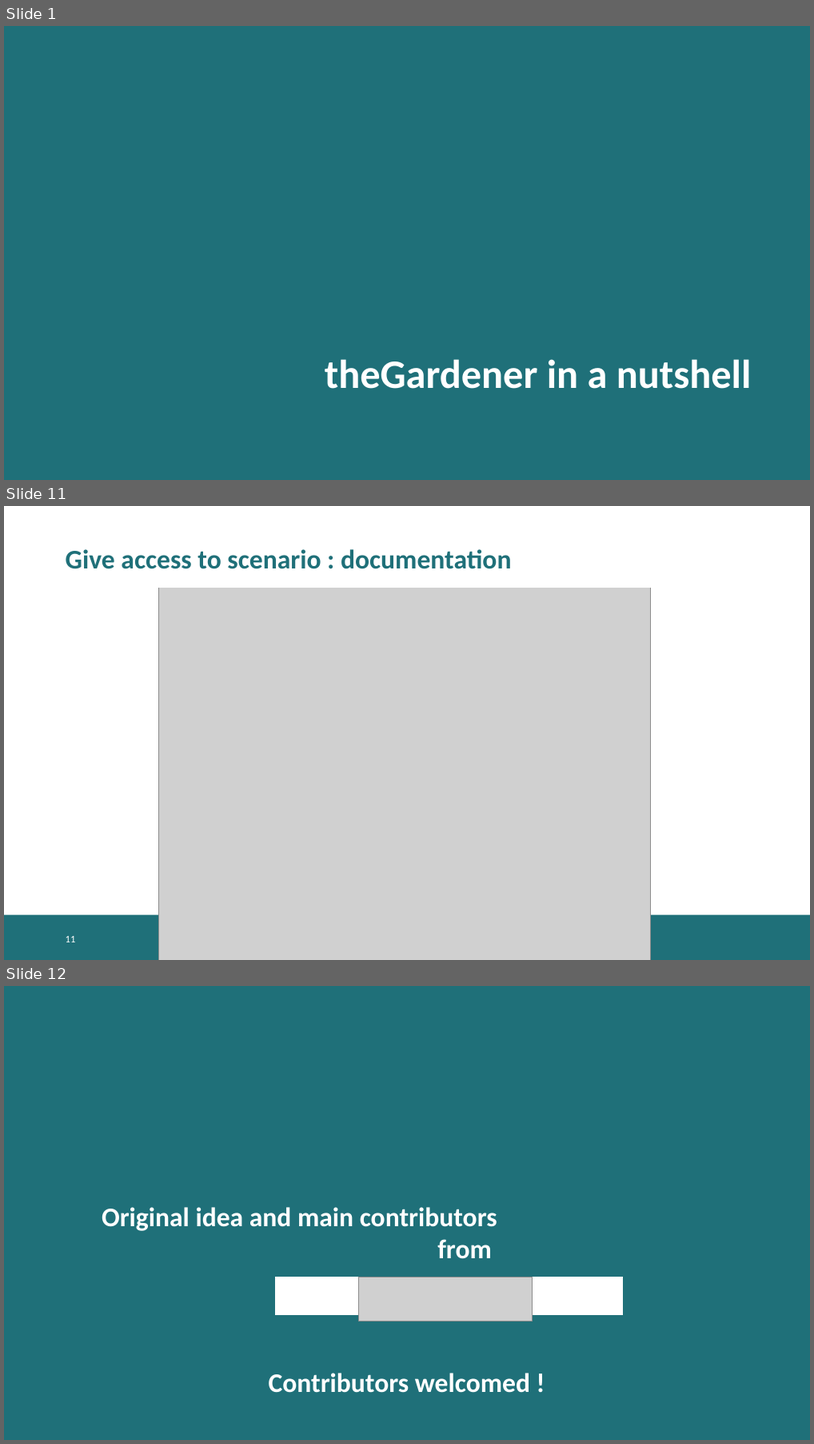
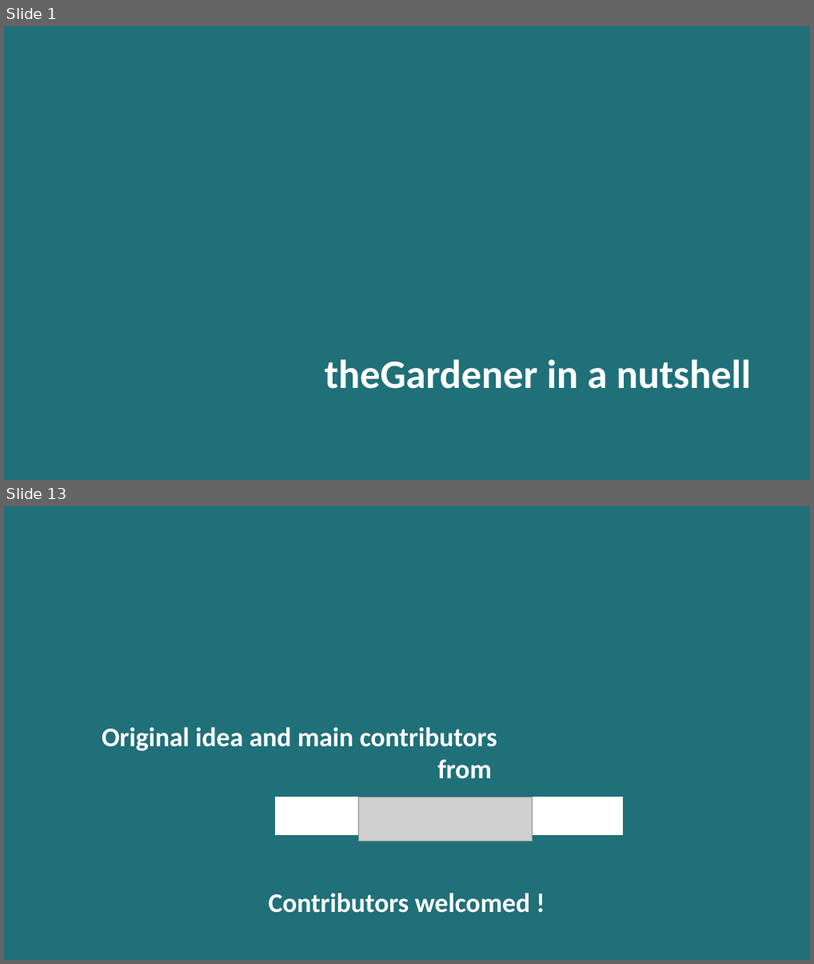
Before and after one commit to KelkooGroup/theGardener, a slide deck: doc/BDD_TheGardener_in_a_nutshell.pptx. Shown one above the other, each under a label of ours: slides 1, 11 and 12 before the commit, slides 1 and 13 after it; the slides between them are not shown. The pictures are 814x1444 and 814x964 pixels, drawn with LibreOffice and Linux fonts; fonts in the diff are those of the drawing; grey boxes stand for pictures; background and template pictures are left out. Boxes give left, top, right and bottom in pixels: in the first picture for what was removed or moved away, otherwise in the second. Text is boxed around its words. In the diff, an @@ line names an element or a change of style, - is before the commit and + after.

Commit message:
Update documentation

```diff
--- a/doc/BDD_TheGardener_in_a_nutshell.pptx
+++ b/doc/BDD_TheGardener_in_a_nutshell.pptx
@@ slide 11 removed at box(4, 506, 810, 960), background #FFFFFF; not listed: 1 template element that a slide beside it also shows @@
@@ rectangle removed at box(109, 520, 675, 587) @@
@@ text removed at box(66, 549, 512, 569) @@
-Give access to scenario : documentation
@@ picture removed at box(159, 557, 651, 960) @@
@@ page number removed at box(66, 936, 76, 942) @@
-11
@@ what was slide 12 is now slide 13 @@
```
Also in this commit, not shown: 8 slides changed, 3 slides added, 1 other slide removed, 2 other files.
